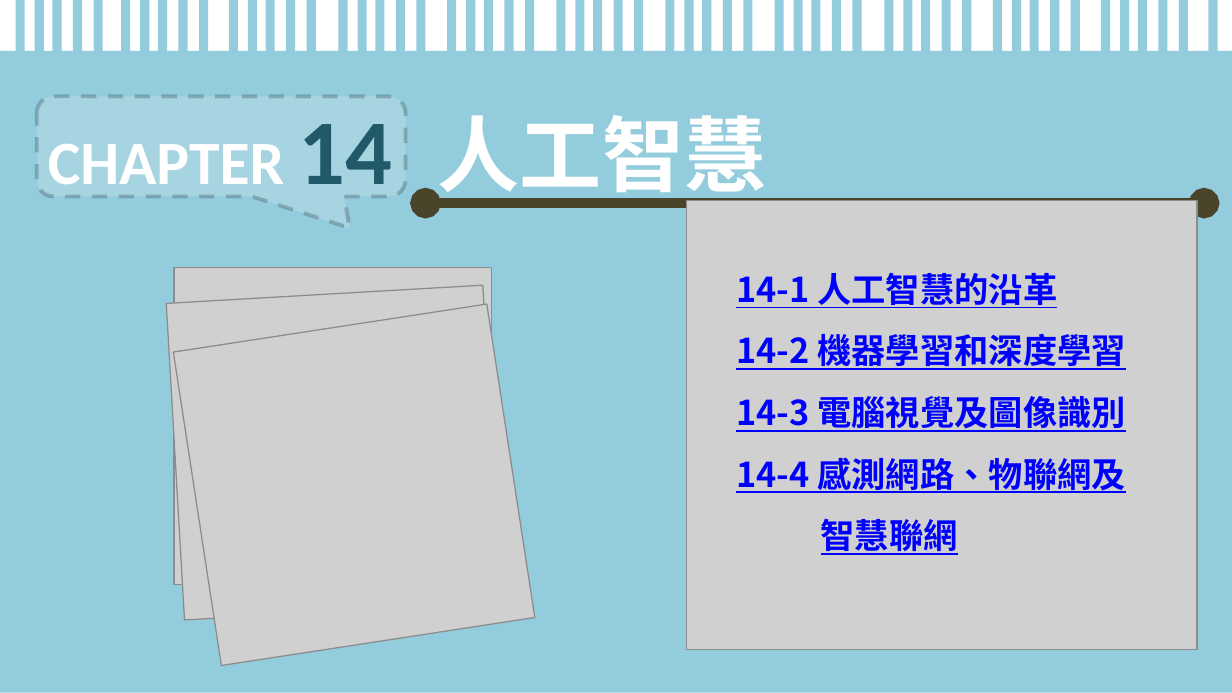
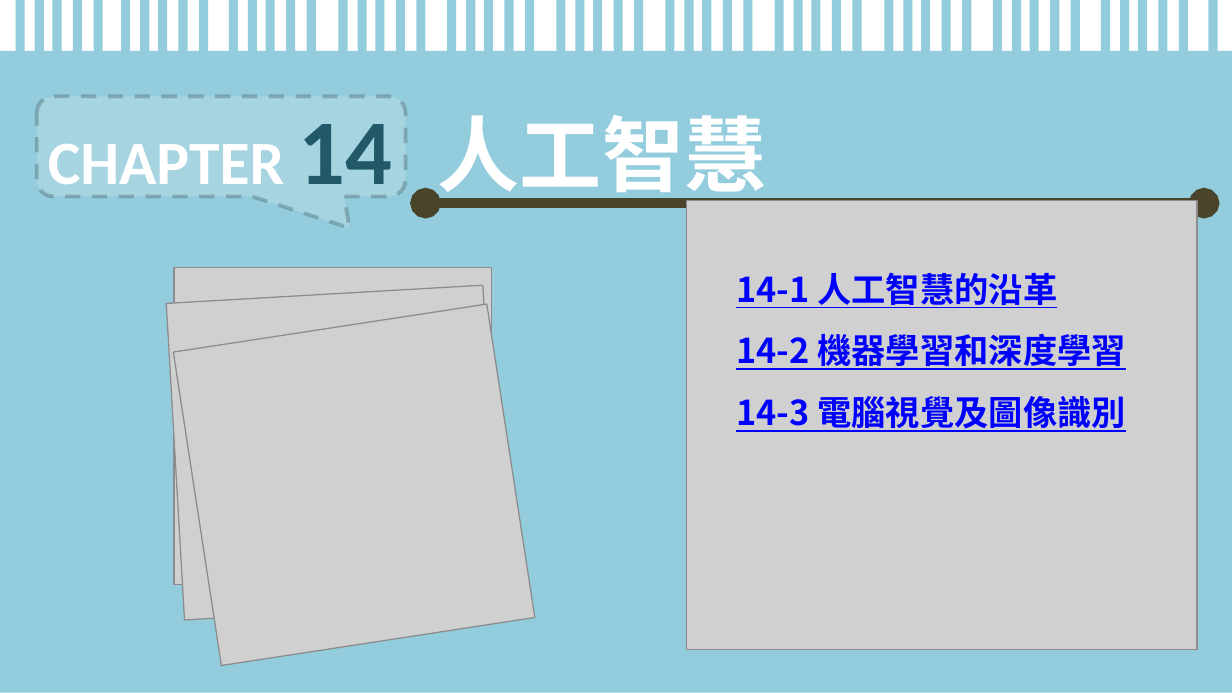
Before and after one commit to jiaweichang/biography, a slide deck: slide 1 of slides/11401/Introduction to Computer/CH14.pptx. Drawn at 1232x693 pixels with LibreOffice and Linux fonts; fonts in the diff are those of the drawing; grey boxes stand for pictures; background and template pictures are left out. Boxes give left, top, right and bottom in pixels: in the first picture for what was removed or moved away, otherwise in the second. Text is boxed around its words. In the diff, an @@ line names an element or a change of style, - is before the commit and + after.

```diff
--- a/slides/11401/Introduction to Computer/CH14.pptx
+++ b/slides/11401/Introduction to Computer/CH14.pptx
@@ text at [736,457,1125,558]: paragraph removed @@
-14-4 感測網路、物聯網及智慧聯網
```
Also in this commit, not shown: 6 other slides changed, 3 slides added, 25 slides removed, 10 other files.
